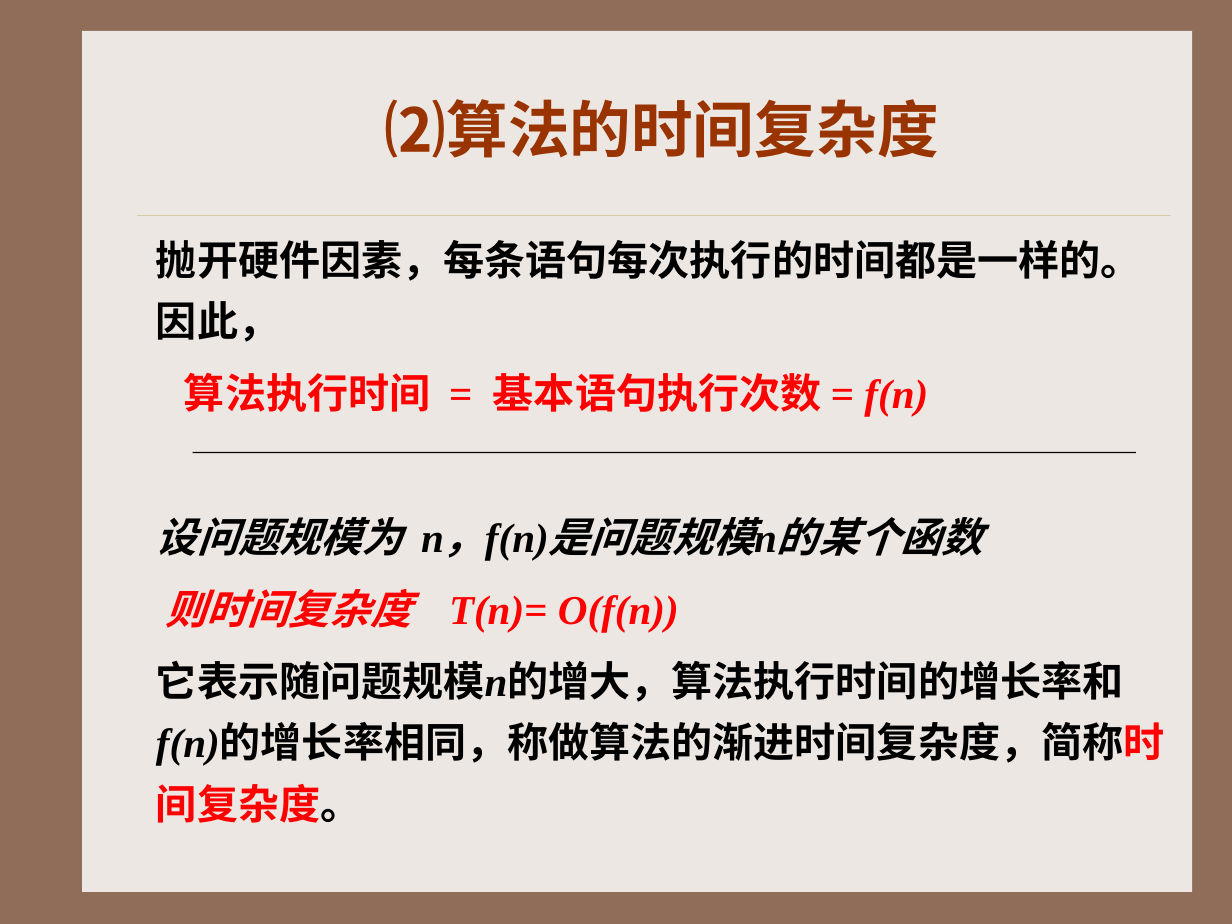
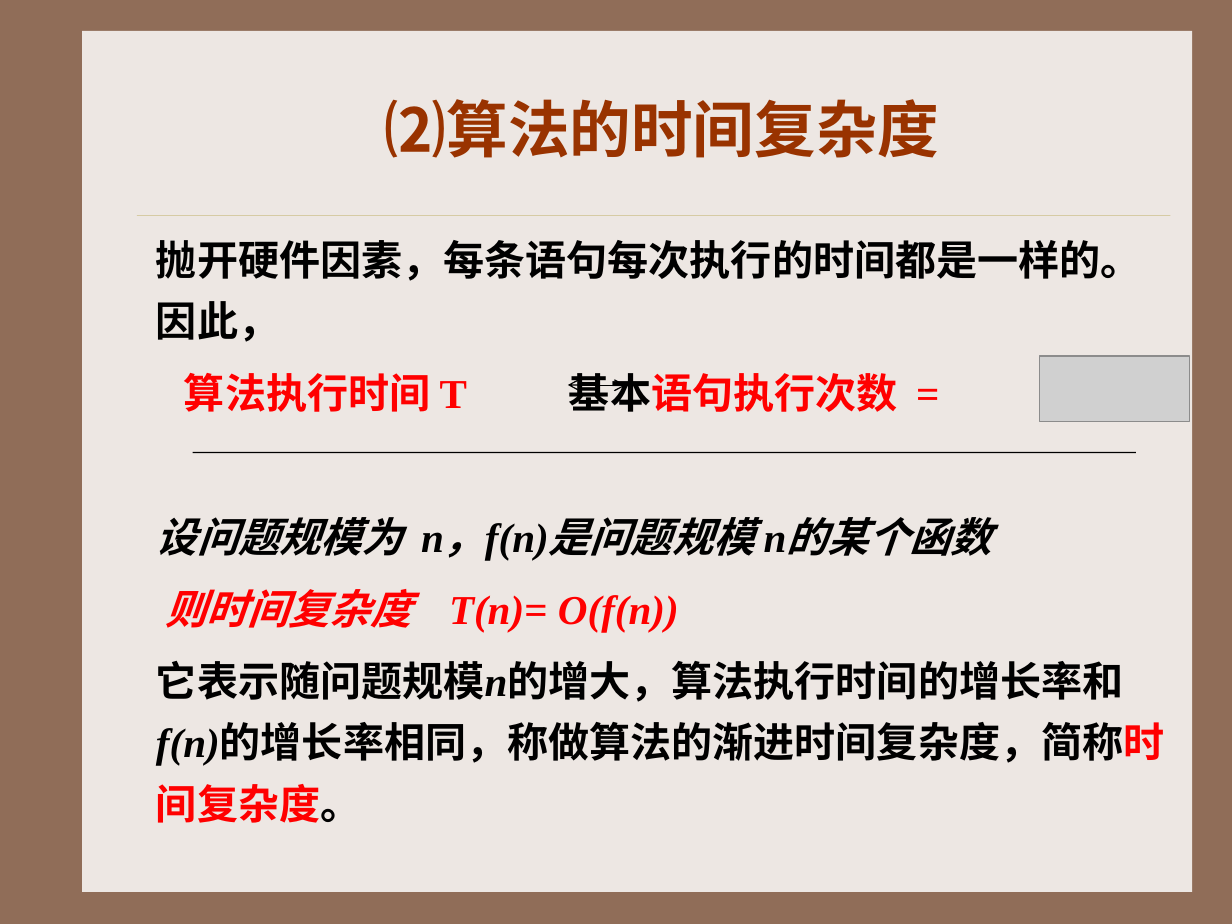
Before and after one commit to xiufengcheng/DATASTRUCTURE, a slide deck: slide 37 of Chapter_01_Introduction/第1章 绪论.ppt. Drawn at 1232x924 pixels with LibreOffice and Linux fonts; fonts in the diff are those of the drawing; grey boxes stand for pictures; background and template pictures are left out. Boxes give left, top, right and bottom in pixels: in the first picture for what was removed or moved away, otherwise in the second. Text is boxed around its words. In the diff, an @@ line names an element or a change of style, - is before the commit and + after.

```diff
--- a/Chapter_01_Introduction/第1章 绪论.ppt
+++ b/Chapter_01_Introduction/第1章 绪论.ppt
@@ picture added at <box>1040,356,1190,421</box> @@
@@ text at <box>156,373,898,560</box>: text changed @@
-算法执行时间 = 基本语句执行次数 = f(n)
-设问题规模为 n，f(n)是问题规模n的某个函数
+算法执行时间 T 基本语句执行次数 =
+设问题规模为 n，f(n)是问题规模 n的某个函数
@@ elbow double arrow added from (568, 386) to (626, 386), #000000 0.74 pt @@
```
Also in this commit, not shown: 1 other slide changed, 1 other file.
